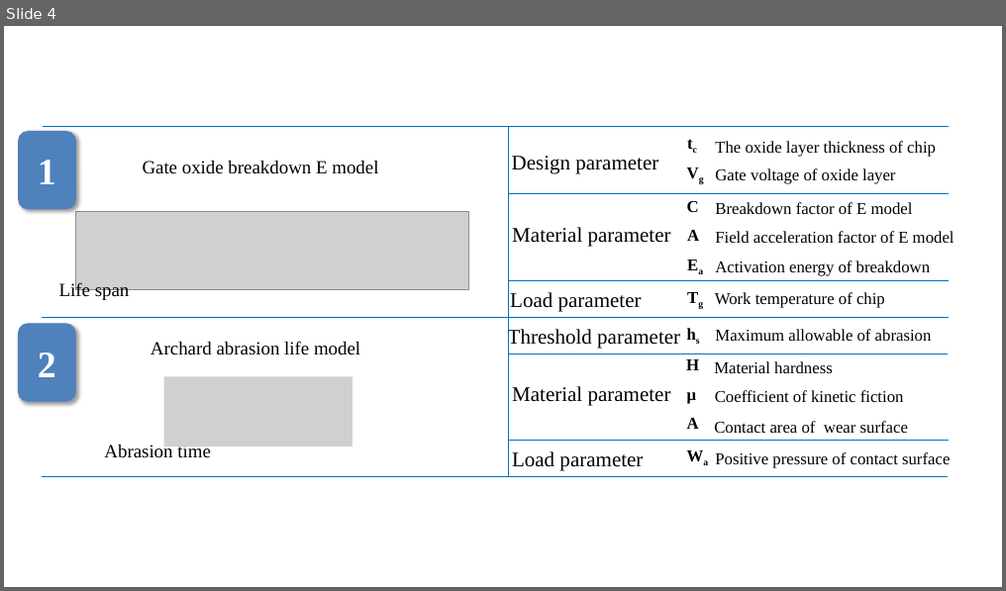
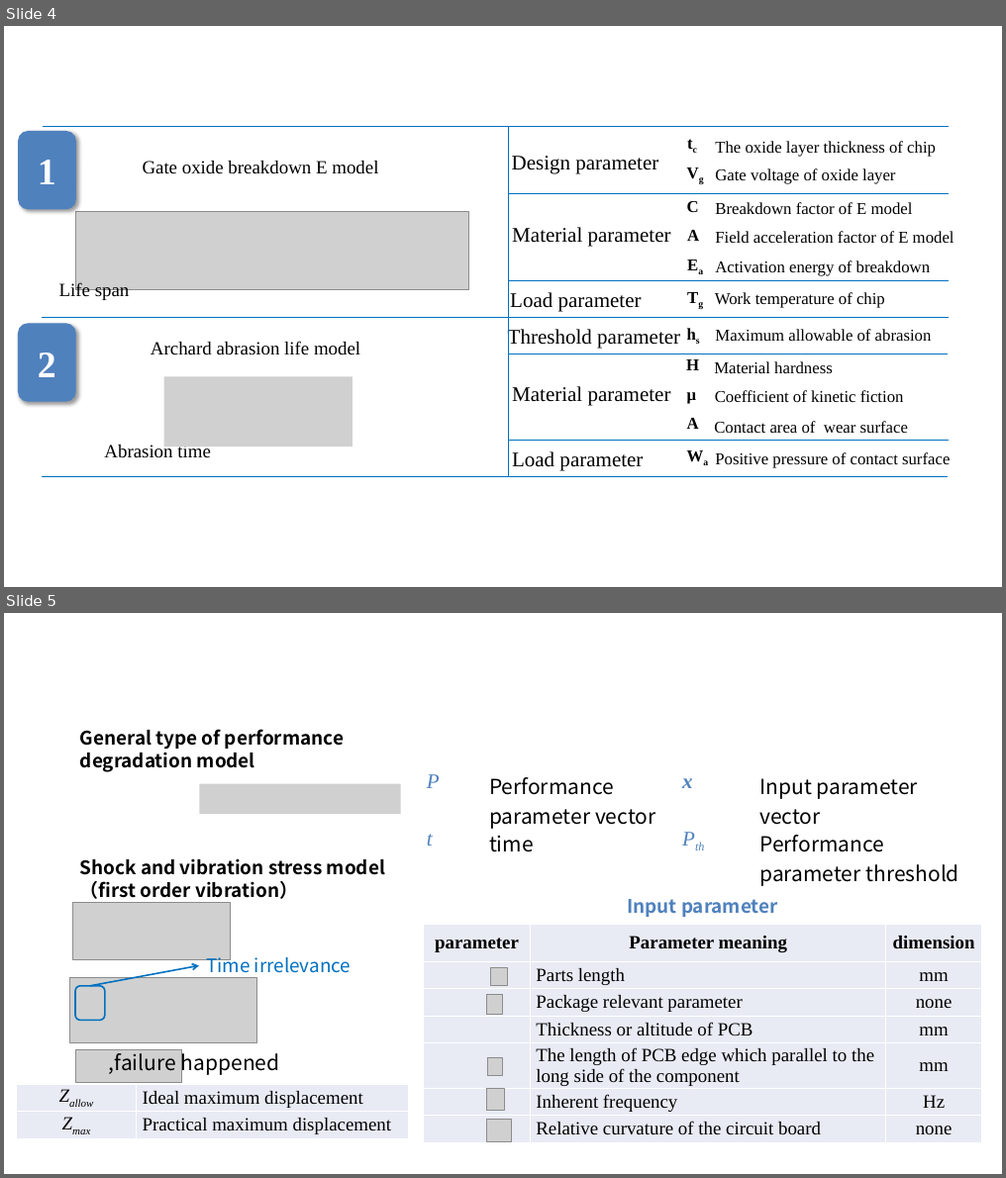
Before and after one commit to PrideLee/Logistics-Optimization-Product-Configuration-Recommendation-and-Optimization, a slide deck: General map of reliability (The summary of Kang's seminar in CAS)/fig.pptx. Shown one above the other, each under a label of ours: slide 4 before the commit, slides 4 and 5 after it. The pictures are 1006x591 and 1006x1178 pixels, drawn with LibreOffice and Linux fonts; fonts in the diff are those of the drawing; grey boxes stand for pictures; background and template pictures are left out. Boxes give left, top, right and bottom in pixels: in the first picture for what was removed or moved away, otherwise in the second. Text is boxed around its words. In the diff, an @@ line names an element or a change of style, - is before the commit and + after.

```diff
--- a/General map of reliability (The summary of Kang's seminar in CAS)/fig.pptx
+++ b/General map of reliability (The summary of Kang's seminar in CAS)/fig.pptx
@@ slide 5 added at bbox=[4, 613, 1002, 1174], background #FFFFFF @@
@@ text added at bbox=[80, 729, 344, 772], 18 pt, text #000000, bold @@
+General type of performance degradation model
@@ picture added at bbox=[199, 783, 401, 814] @@
@@ table added at bbox=[420, 766, 985, 890], 2 rows, 4 columns @@
+P | Performance parameter vector | x | Input parameter vector
+t | time | Pth | Performance parameter threshold
@@ text added at bbox=[80, 859, 385, 899], 18 pt, text #000000, bold @@
+Shock and vibration stress model（first order vibration）
@@ picture added at bbox=[73, 903, 230, 960] @@
@@ text added at bbox=[627, 899, 778, 917], 18 pt, text #4F81BD, bold @@
+Input parameter
@@ table added at bbox=[423, 925, 982, 1143], 7 rows, 3 columns @@
+parameter | Parameter meaning | dimension
+ | Parts length | mm
+ | Package relevant parameter | none
+ | Thickness or altitude of PCB | mm
+ | The length of PCB edge which parallel to the long side of the component | mm
+ | Inherent frequency | Hz
+ | Relative curvature of the circuit board | none
@@ arrow added from (90, 986) to (199, 965), #0070C0 1.5 pt @@
@@ text added at bbox=[206, 954, 350, 978], 18 pt, text #0070C0 @@
+Time irrelevance
@@ picture added at bbox=[491, 967, 508, 986] @@
@@ picture added at bbox=[70, 977, 256, 1044] @@
@@ rounded rectangle added at bbox=[75, 986, 104, 1020], outline #0070C0 1.5 pt @@
@@ picture added at bbox=[487, 995, 503, 1014] @@
@@ picture added at bbox=[76, 1051, 182, 1082] @@
@@ text added at bbox=[109, 1050, 280, 1075], 20 pt, text #000000 @@
+,failure happened
@@ picture added at bbox=[487, 1058, 503, 1076] @@
@@ table added at bbox=[16, 1084, 409, 1140], 2 rows, 2 columns @@
+Zallow | Ideal maximum displacement
+Zmax | Practical maximum displacement
@@ picture added at bbox=[487, 1089, 504, 1110] @@
@@ picture added at bbox=[487, 1119, 512, 1143] @@
```
Also in this commit, not shown: 8 other slides added, 1 slide removed, 13 other files.
